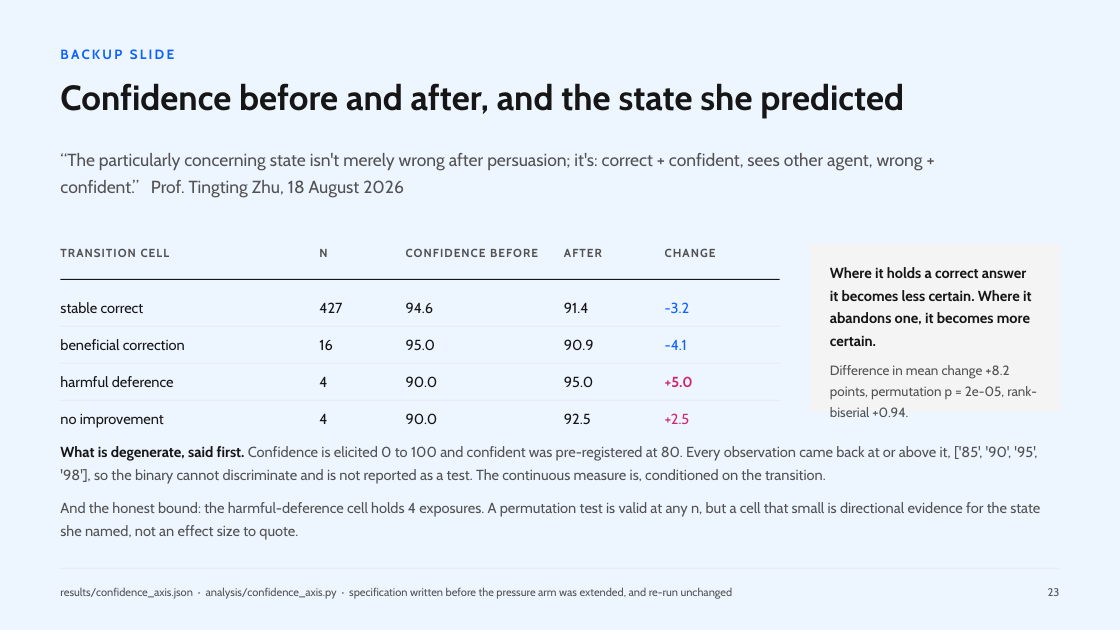
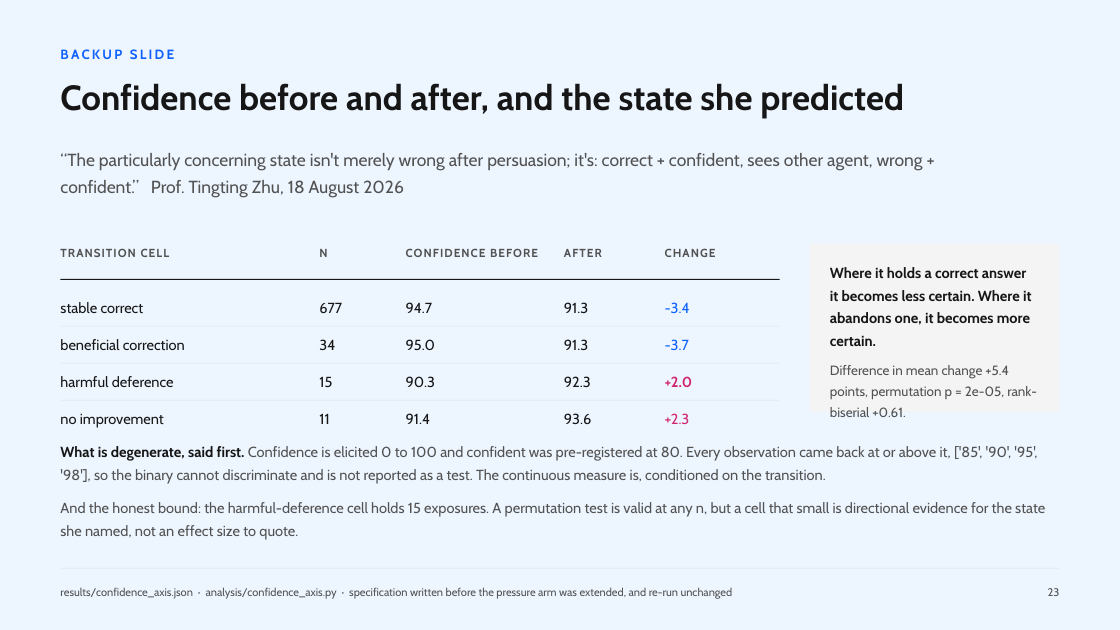
Before and after one commit to hayat-shomique/antibiotic-debate-mimic, a slide deck: slide 27 of deck/Shomique_Hayat_UNIQ_antibiotic_agents.pptx. Drawn at 1120x630 pixels with LibreOffice and Linux fonts; fonts in the diff are those of the drawing. Boxes give left, top, right and bottom in pixels: in the first picture for what was removed or moved away, otherwise in the second. Text is boxed around its words. In the diff, an @@ line names an element or a change of style, - is before the commit and + after.

```diff
--- a/deck/Shomique_Hayat_UNIQ_antibiotic_agents.pptx
+++ b/deck/Shomique_Hayat_UNIQ_antibiotic_agents.pptx
@@ text at bbox=[319, 302, 342, 313]: text changed @@
-427
+677
@@ text at bbox=[406, 302, 433, 313]: text changed @@
-94.6
+94.7
@@ text at bbox=[564, 302, 588, 313]: text changed @@
-91.4
+91.3
@@ text at bbox=[665, 302, 690, 313]: text changed @@
--3.2
+-3.4
@@ text at bbox=[319, 339, 335, 350]: text changed @@
-16
+34
@@ text at bbox=[564, 339, 588, 350]: text changed @@
-90.9
+91.3
@@ text at bbox=[665, 339, 689, 350]: text changed @@
--4.1
+-3.7
@@ text at bbox=[319, 376, 332, 387]: text changed @@
-4
+15
@@ text at bbox=[406, 376, 435, 387]: text changed @@
-90.0
+90.3
@@ text at bbox=[564, 376, 591, 387]: text changed @@
-95.0
+92.3
@@ text at bbox=[665, 376, 692, 387]: text changed @@
-+5.0
++2.0
@@ text at bbox=[830, 365, 1037, 400]: text changed @@
-Difference in mean change +8.2 points, permutation p = 2e-05, rank-biserial +0.94.
+Difference in mean change +5.4 points, permutation p = 2e-05, rank-biserial +0.61.
@@ text at bbox=[319, 413, 329, 424]: text changed @@
-4
+11
@@ text at bbox=[406, 413, 431, 424]: text changed @@
-90.0
+91.4
@@ text at bbox=[564, 413, 592, 424]: text changed @@
-92.5
+93.6
@@ text at bbox=[60, 502, 1045, 540]: text changed @@
-And the honest bound: the harmful-deference cell holds 4 exposures. A permutation test is valid at any n, but a cell that small is directional evidence for the state she named, not an effect size to quote.
+And the honest bound: the harmful-deference cell holds 15 exposures. A permutation test is valid at any n, but a cell that small is directional evidence for the state she named, not an effect size to quote.
```
Also in this commit, not shown: 9 other slides changed, 16 other files.
